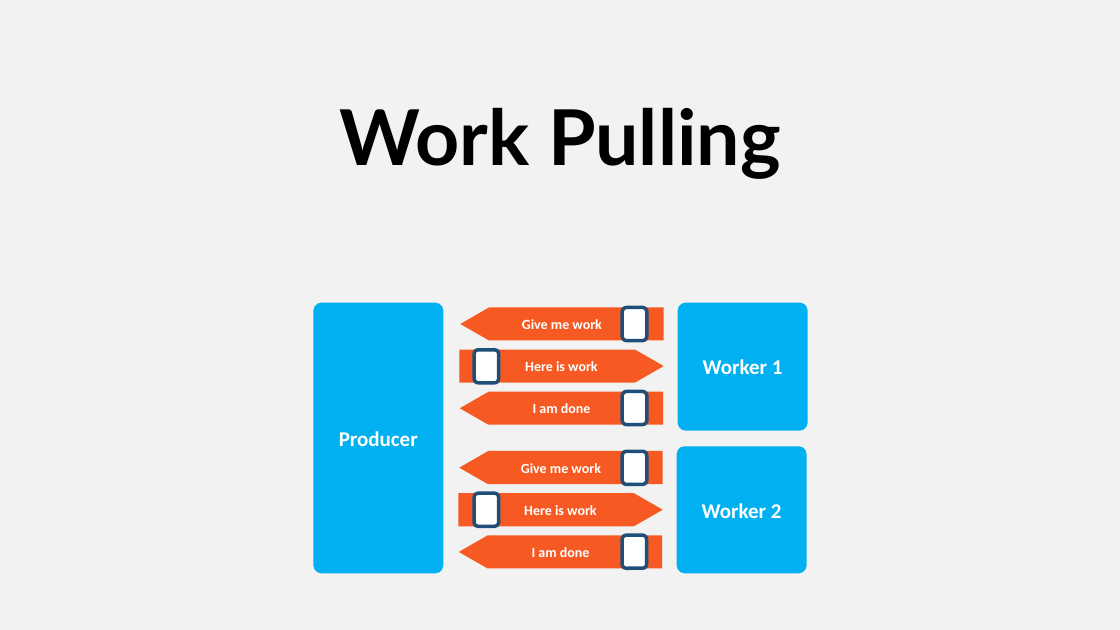
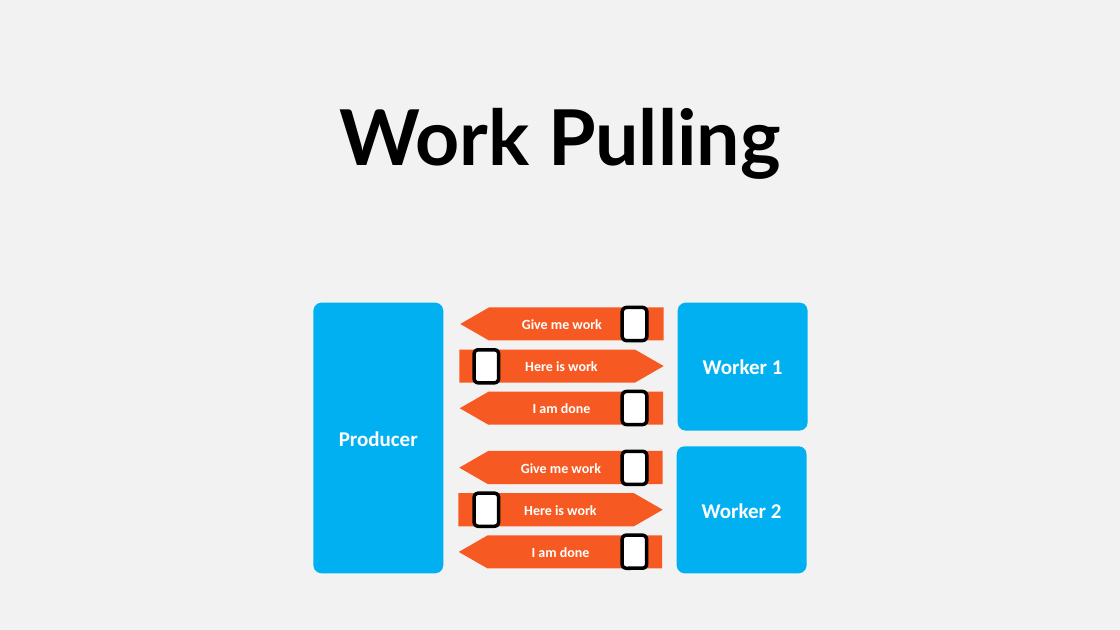
Before and after one commit to asynkron/website, a slide deck: slide 34 of media/logo.pptx. Drawn at 1120x630 pixels with LibreOffice and Linux fonts; fonts in the diff are those of the drawing. Boxes give left, top, right and bottom in pixels: in the first picture for what was removed or moved away, otherwise in the second. Text is boxed around its words. In the diff, an @@ line names an element or a change of style, - is before the commit and + after.

```diff
--- a/media/logo.pptx
+++ b/media/logo.pptx
@@ outline #1F4E79 3 pt to #000000 3 pt in 6 elements at (623, 308, 647, 340), (474, 350, 498, 382), (623, 392, 647, 424), (623, 451, 647, 484), (623, 535, 647, 568), (474, 493, 498, 526) @@
```
Also in this commit, not shown: 6 other slides changed.
